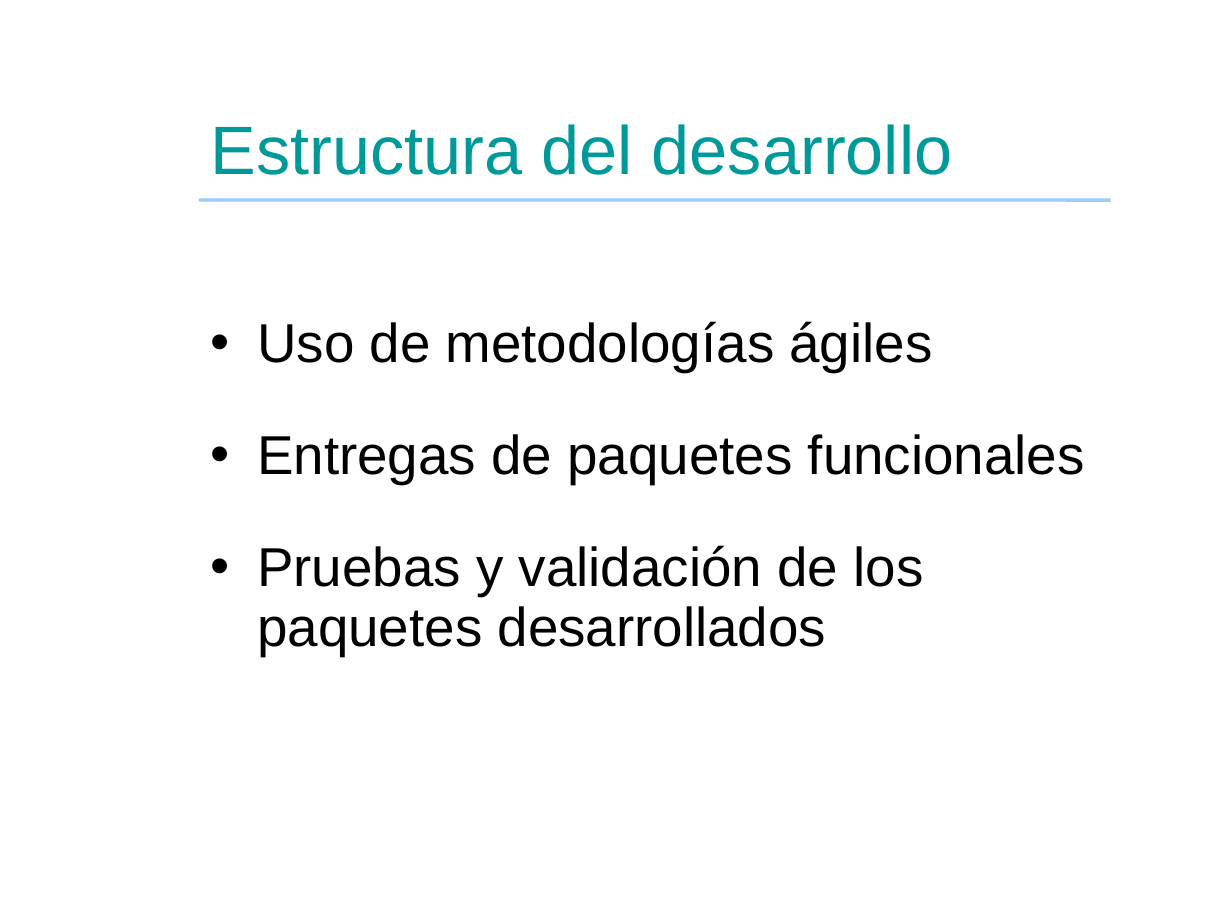
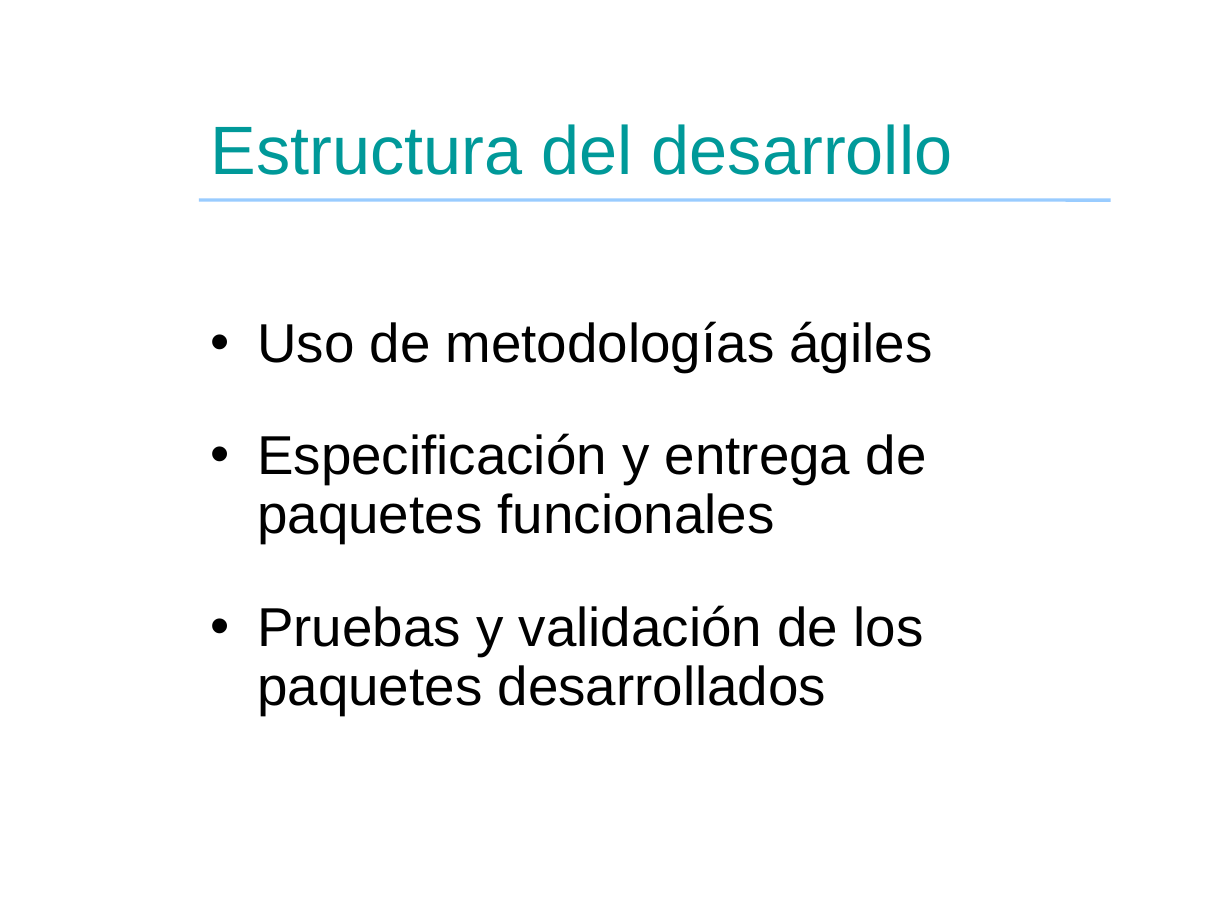
Before and after one commit to dsthode/pfc, a slide deck: slide 5 of presentacion.odp (slide 7 before the commit). Drawn at 1232x924 pixels with LibreOffice and Linux fonts; fonts in the diff are those of the drawing; background and template pictures are left out. Boxes give left, top, right and bottom in pixels: in the first picture for what was removed or moved away, otherwise in the second. Text is boxed around its words. In the diff, an @@ line names an element or a change of style, - is before the commit and + after.

```diff
--- a/presentacion.odp
+++ b/presentacion.odp
@@ text at bbox=[257, 433, 927, 543]: text changed @@
-• Entregas de paquetes funcionales
+• Especificación y entrega de paquetes funcionales
```
Also in this commit, not shown: 2 other slides changed, 2 slides removed, 1 other file.
